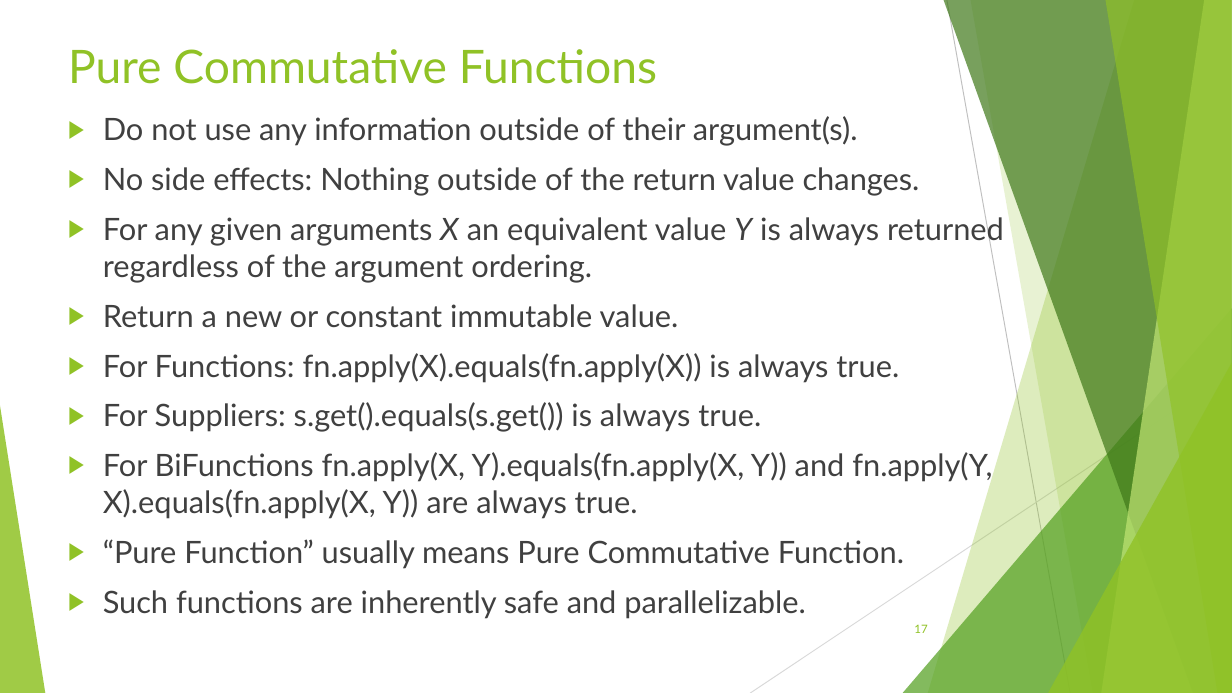
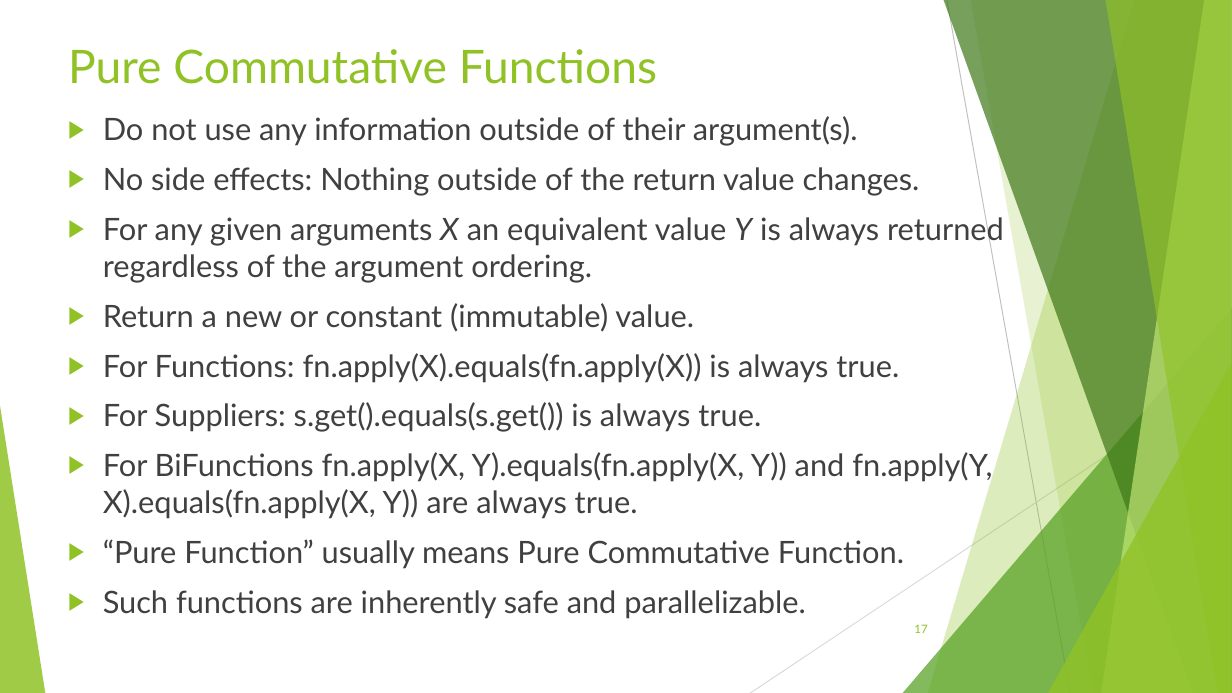
Before and after one commit to RichardRoda/2017-CodePaLOUsa-Lambda, a slide deck: slide 17 of Learning to Love the Lambda in the Stream.pptx. Drawn at 1232x693 pixels with LibreOffice and Linux fonts; fonts in the diff are those of the drawing. Boxes give left, top, right and bottom in pixels: in the first picture for what was removed or moved away, otherwise in the second. Text is boxed around its words. In the diff, an @@ line names an element or a change of style, - is before the commit and + after.

```diff
--- a/Learning to Love the Lambda in the Stream.pptx
+++ b/Learning to Love the Lambda in the Stream.pptx
@@ text at box(103, 303, 694, 332): text changed @@
-▶ Return a new or constant immutable value.
+▶ Return a new or constant (immutable) value.
```
Also in this commit, not shown: 1 other slide changed, 1 other file.
